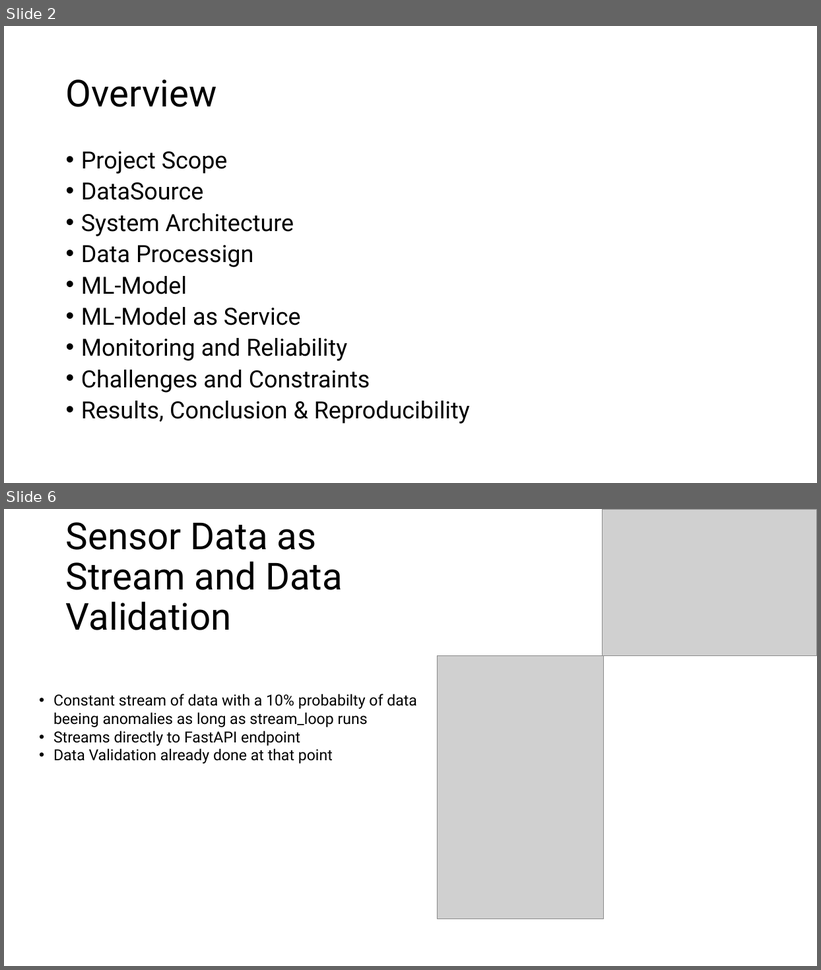
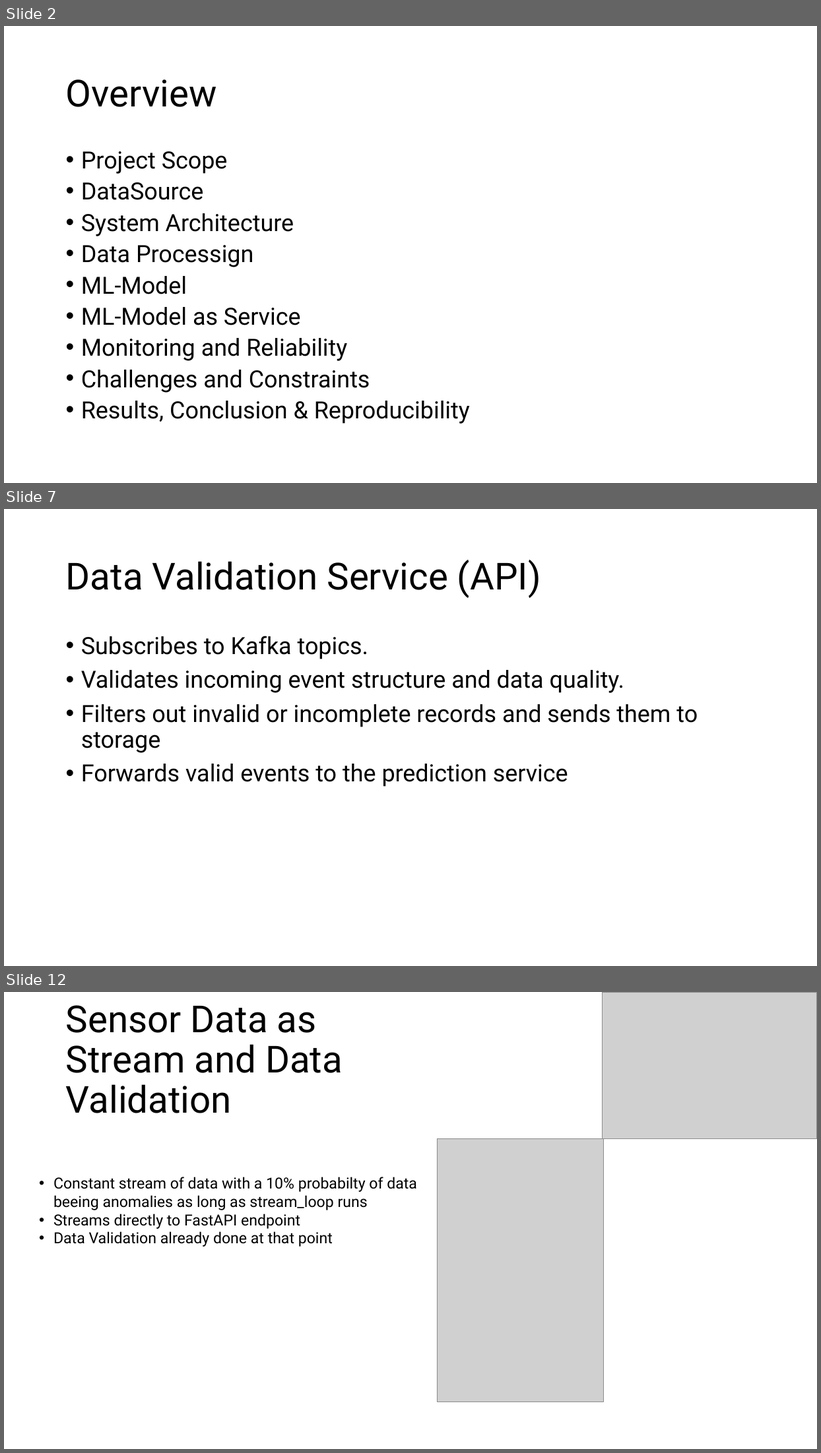
Before and after one commit to TheDauertoter/Factory_Learn, a slide deck: theblubbPP.ppt. Shown one above the other, each under a label of ours: slides 2 and 6 before the commit, slides 2, 7 and 12 after it; the slides between them are not shown. The pictures are 821x970 and 821x1453 pixels, drawn with LibreOffice and Linux fonts; fonts in the diff are those of the drawing; grey boxes stand for pictures. Boxes give left, top, right and bottom in pixels: in the first picture for what was removed or moved away, otherwise in the second. Text is boxed around its words. In the diff, an @@ line names an element or a change of style, - is before the commit and + after.

```diff
--- a/theblubbPP.ppt
+++ b/theblubbPP.ppt
@@ slide 7 added at (4, 509, 817, 966), background #FFFFFF @@
@@ title added at (66, 560, 541, 598), 44 pt, text #000000 @@
+Data Validation Service (API)
@@ text added at (81, 636, 698, 787), 28 pt, text #000000 @@
+• Subscribes to Kafka topics.
+• Validates incoming event structure and data quality.
+• Filters out invalid or incomplete records and sends them to storage
+• Forwards valid events to the prediction service
@@ what was slide 6 is now slide 12 @@
```
Also in this commit, not shown: 2 slides changed, 6 other slides added, 1 slide removed.
